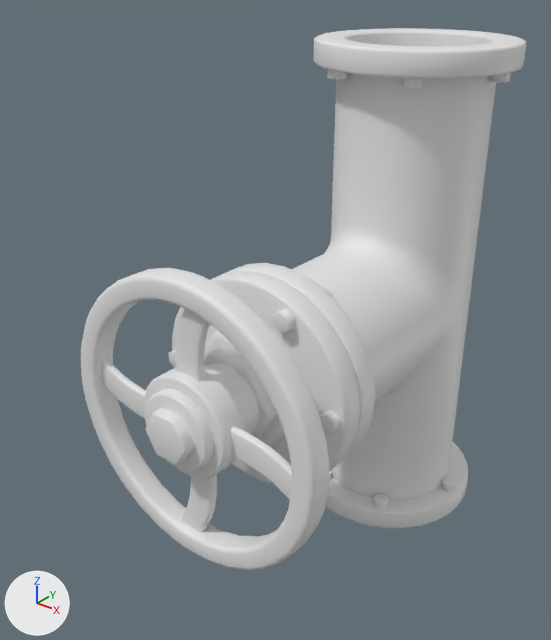
The FBX model Save the SteamBird/Assets/Art/BuizenPuzzel/BuisValve/BuisValve.fbx as it was, and as the next commit left it.
Camera for both pictures: a camera (50 mm lens) standing at (0.384, -0.703, 0.6) and looking at (-0.036, -0.178, 0.275). Arrows for +X, +Y and +Z are at lower left; the lights stay in place. Where no turn or scale is listed for an object, it has been applied to the vertices.

Objects in the first picture: 'ValveBuis.001', 'ValveBuis.002'.
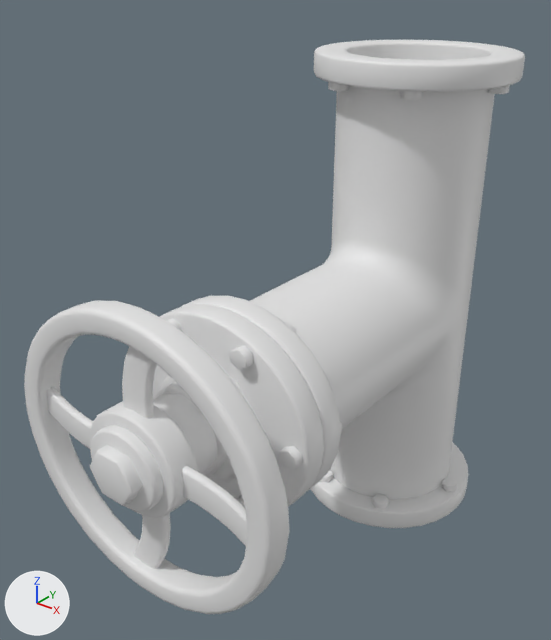
Location of each change, (x1, y1, x2, y2) in pixels of the pictures (551 x 640 px; the box of a moved part takes in the faces that stretch with it):
'ValveBuis.001', reshaped
    before: (168, 28, 526, 528)
    after: (152, 40, 525, 528)
'ValveBuis.002', mesh rescaled, moved (7% wider)
    before: (81, 268, 330, 570)
    after: (24, 300, 290, 614)
part 2 of me_tee_joint_004, moved or reshaped
    before: (327, 70, 348, 79)
    after: (328, 82, 349, 91)
part 3 of me_tee_joint_004, moved or reshaped
    before: (401, 78, 423, 88)
    after: (400, 91, 422, 100)
part 4 of me_tee_joint_004, moved or reshaped
    before: (489, 73, 511, 82)
    after: (488, 85, 510, 94)
part 5 of me_tee_joint_004, moved or reshaped
    before: (324, 288, 334, 298)
    after: (285, 322, 296, 333)
part 6 of me_tee_joint_004, moved or reshaped
    before: (273, 309, 295, 333)
    after: (230, 346, 253, 369)
part 7 of me_tee_joint_004, moved or reshaped
    before: (319, 410, 340, 434)
    after: (279, 446, 302, 469)
part 8 of me_tee_joint_004, moved or reshaped (not visible before)
    after: (236, 496, 244, 506)
part 9 of me_tee_joint_004, moved or reshaped (not visible before)
    after: (166, 318, 181, 331)
part 10 of me_tee_joint_004, moved or reshaped (not visible afterwards)
    before: (168, 349, 176, 368)
part 11 of me_tee_joint_004, moved or reshaped
    before: (172, 28, 526, 514)
    after: (152, 40, 525, 514)

Diff of the bpy script that builds the scene:
```diff
--- a/Save the SteamBird/Assets/Art/BuizenPuzzel/BuisValve/BuisValve.fbx.py
+++ b/Save the SteamBird/Assets/Art/BuizenPuzzel/BuisValve/BuisValve.fbx.py
@@ me_tee_joint_004 @@
 # used by ob_valvebuis_001; location = (0.0, 0.0, 0.0)
-me_tee_joint_004.from_pydata(...)  # 2820 vertices, 2980 faces; spans x -0.101..0.101, y -0.288..0.102, z 0.0..0.523
+me_tee_joint_004.from_pydata(...)  # 2820 vertices, 2980 faces; spans x -0.101..0.102, y -0.34..0.101, z 0.0..0.512
+# me_tee_joint_004 part 2: the loose piece of 38 vertices spanning x -0.048..-0.031, y -0.088..-0.069, z 0.491..0.51 is moved by (0.001, 0.001, -0.011)
+# me_tee_joint_004 part 3: the loose piece of 38 vertices spanning x 0.031..0.048, y -0.088..-0.069, z 0.491..0.51 is moved by (-0.001, 0.001, -0.011)
+# me_tee_joint_004 part 4: the loose piece of 50 vertices spanning x 0.079..0.096, y -0.01..0.009, z 0.491..0.51 is moved by (0.0, 0.0, -0.011)
+# me_tee_joint_004 part 5: the loose piece of 38 vertices spanning x 0.031..0.048, y -0.221..-0.202, z 0.318..0.338 is moved by (-0.001, -0.052, -0.012)
+# me_tee_joint_004 part 6: the loose piece of 50 vertices spanning x 0.031..0.048, y -0.266..-0.247, z 0.319..0.338 is moved by (-0.001, -0.052, -0.012)
+# me_tee_joint_004 part 7: the loose piece of 50 vertices spanning x 0.079..0.096, y -0.266..-0.247, z 0.241..0.26 is moved by (0.0, -0.052, -0.006)
+# me_tee_joint_004 part 8: the loose piece of 50 vertices spanning x 0.032..0.048, y -0.266..-0.247, z 0.162..0.182 is moved by (-0.001, -0.052, 0.0)
+# me_tee_joint_004 part 9: the loose piece of 50 vertices spanning x -0.048..-0.031, y -0.266..-0.247, z 0.319..0.338 is moved by (0.001, -0.052, -0.012)
+# me_tee_joint_004 part 10: the loose piece of 50 vertices spanning x -0.096..-0.079, y -0.266..-0.247, z 0.241..0.26 is moved by (0.0, -0.052, -0.006)
+# me_tee_joint_004 part 11: 1734 of 2820 vertices moved; they spanned x -0.101..0.101, y -0.288..0.102, z 0.0..0.523 and now span x -0.101..0.102, y -0.34..0.101, z 0.0..0.512; mean shift (0.0, -0.017, -0.006); largest move (0.0, -0.213, 0.352) -> (0.001, -0.265, 0.338)
@@ me_tee_joint_011 @@
 me_tee_joint_011.from_pydata(...)  # 1656 vertices, 1618 faces; spans x -0.131..0.131, y -0.09..0.029, z -0.133..0.13
 # used by ob_valvebuis_002; location = (0.0, -0.273, 0.251)
+# me_tee_joint_011 part 1: the whole mesh is scaled about its middle by (1.04, 1.04, 0.97), then moved by (-0.001, -0.008, 0.0)
@@ ob_valvebuis_002 @@
 ob_valvebuis_002 = bpy.data.objects.new('ValveBuis.002', me_tee_joint_011)
-ob_valvebuis_002.location = (0.0, -0.273, 0.251)
+ob_valvebuis_002.location = (0.0, -0.319, 0.245)
```
